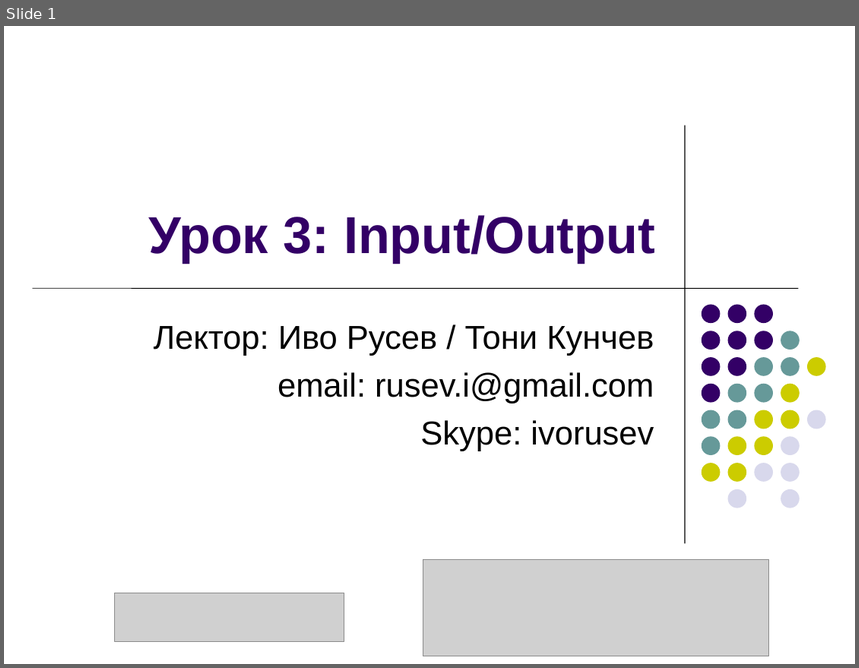
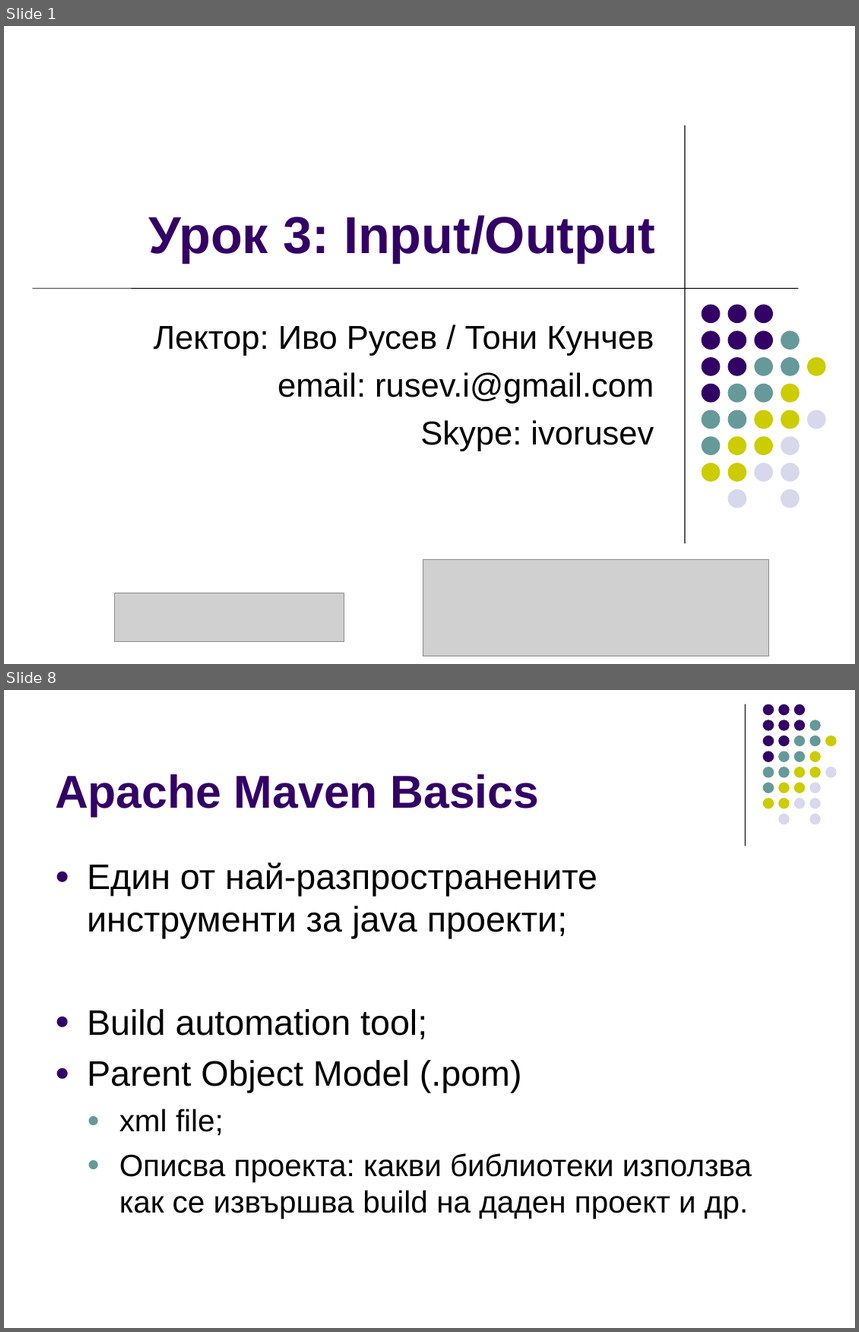
Before and after one commit to ivorusev/startup-factory-java-course, a slide deck: slides/5-Serialization+Maven.ppt. Shown one above the other, each under a label of ours: slide 1 before the commit, slides 1 and 8 after it; the slides between them are not shown. The pictures are 859x668 and 859x1332 pixels, drawn with LibreOffice and Linux fonts; fonts in the diff are those of the drawing; grey boxes stand for pictures. Boxes give left, top, right and bottom in pixels: in the first picture for what was removed or moved away, otherwise in the second. Text is boxed around its words. In the diff, an @@ line names an element or a change of style, - is before the commit and + after.

Commit message:
Added slides for serialization and maven, added empty hw file.

```diff
--- a/slides/5-Serialization+Maven.ppt
+++ b/slides/5-Serialization+Maven.ppt
@@ slide 8 added at box(4, 690, 855, 1328), background #FFFFFF @@
@@ line added from (746, 704) to (746, 846), #000000 0.74 pt @@
@@ title added at box(55, 774, 540, 817), 39 pt, text #330066, bold @@
+Apache Maven Basics
@@ group added at box(763, 704, 836, 825): 31 ellipses @@
@@ text added at box(87, 863, 752, 1219), 30 pt, text #000000 @@
+● Един от най-разпространените инструменти за java проекти;
+● Build automation tool;
+● Parent Object Model (.pom)
+  ● xml file;
+  ● Описва проекта: какви библиотеки използва как се извършва build на даден проект и др.
```
Also in this commit, not shown: 3 slides changed, 5 other slides added, 9 slides removed, 1 other file.
